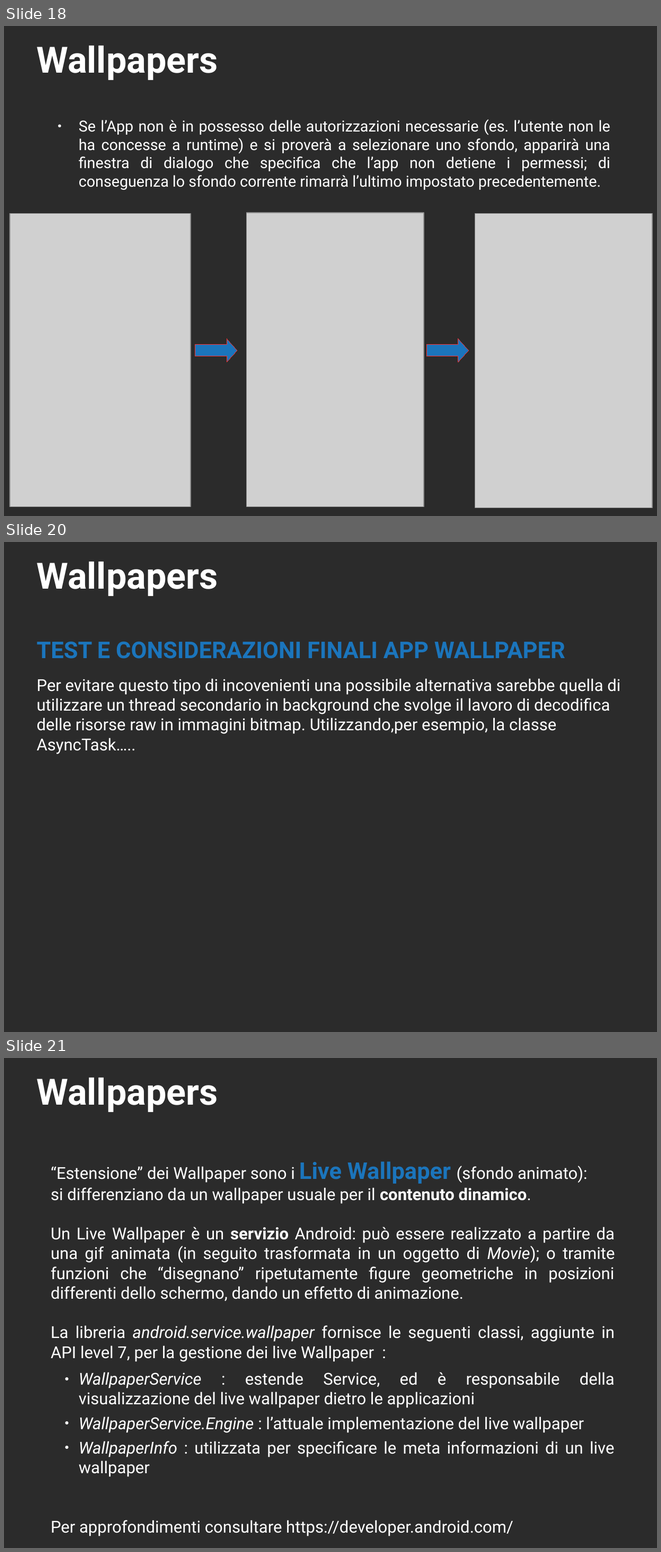
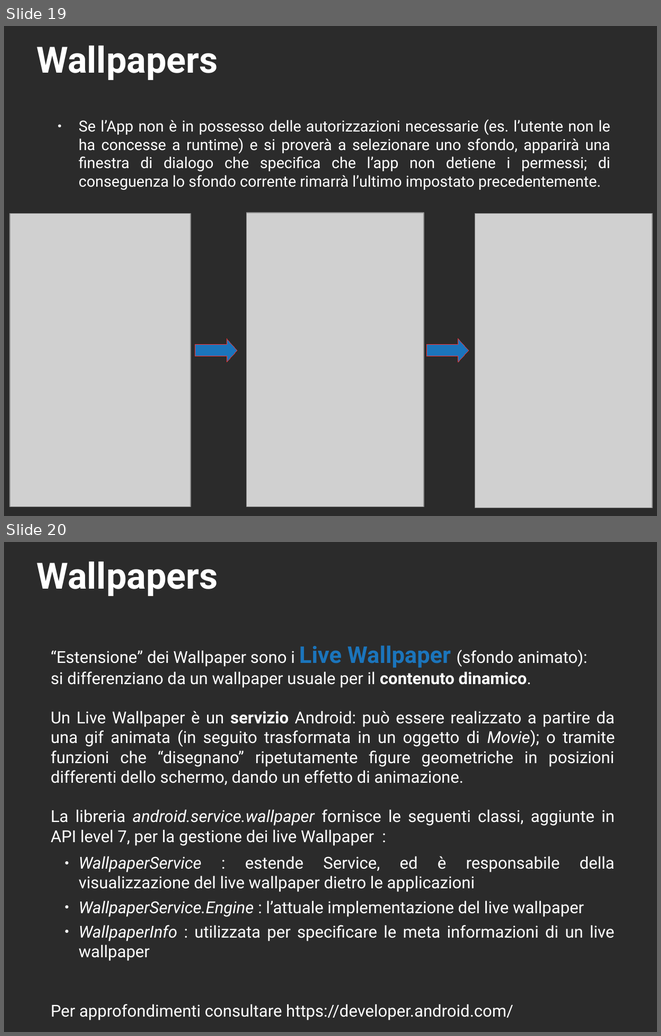
Before and after one commit to 0088024/Wallpaper_v4, a slide deck: ESONERO_WALLPAPERS_FPR-IOL2018(3).odp. Shown one above the other, each under a label of ours: slides 18, 20 and 21 before the commit, slides 19 and 20 after it; the slides between them are not shown. The pictures are 661x1552 and 661x1036 pixels, drawn with LibreOffice and Linux fonts; fonts in the diff are those of the drawing; grey boxes stand for pictures; background and template pictures are left out; a plain dark background stands for a picture behind light text. Boxes give left, top, right and bottom in pixels: in the first picture for what was removed or moved away, otherwise in the second. Text is boxed around its words. In the diff, an @@ line names an element or a change of style, - is before the commit and + after.

```diff
--- a/ESONERO_WALLPAPERS_FPR-IOL2018(3).odp
+++ b/ESONERO_WALLPAPERS_FPR-IOL2018(3).odp
@@ slide 20 removed at [4, 542, 657, 1032], background picture (left out) @@
@@ title removed at [37, 561, 218, 596] @@
-Wallpapers
@@ text removed at [37, 641, 620, 754] @@
-TEST E CONSIDERAZIONI FINALI APP WALLPAPER
-Per evitare questo tipo di incovenienti una possibile alternativa sarebbe quella di utilizzare un thread secondario in background che svolge il lavoro di decodifica delle risorse raw in immagini bitmap. Utilizzando,per esempio, la classe AsyncTask…..
@@ what was slide 18 is now slide 19 @@
@@ what was slide 21 is now slide 20 @@
```
Also in this commit, not shown: 5 slides changed, 1 slide added, 1 other slide removed.
